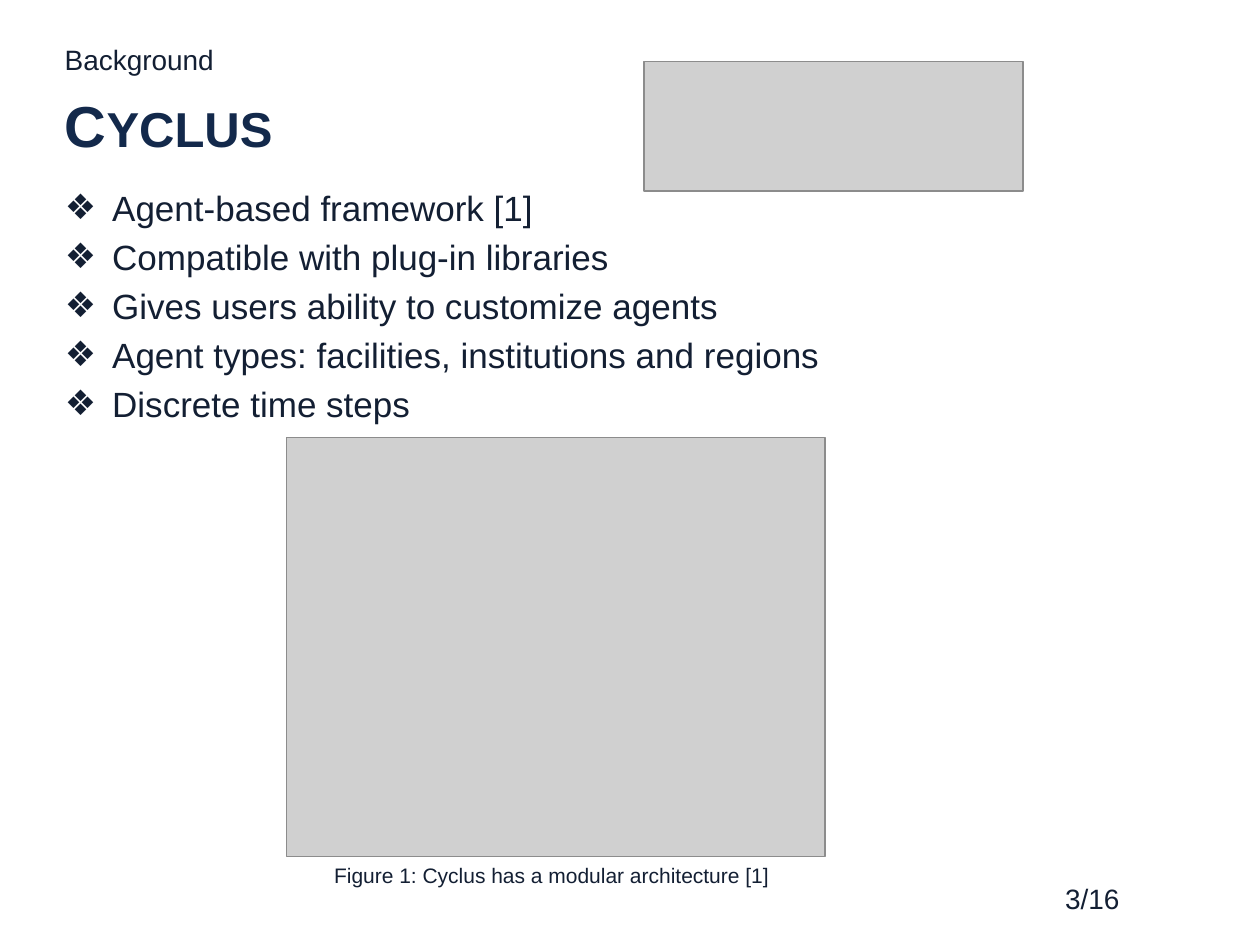
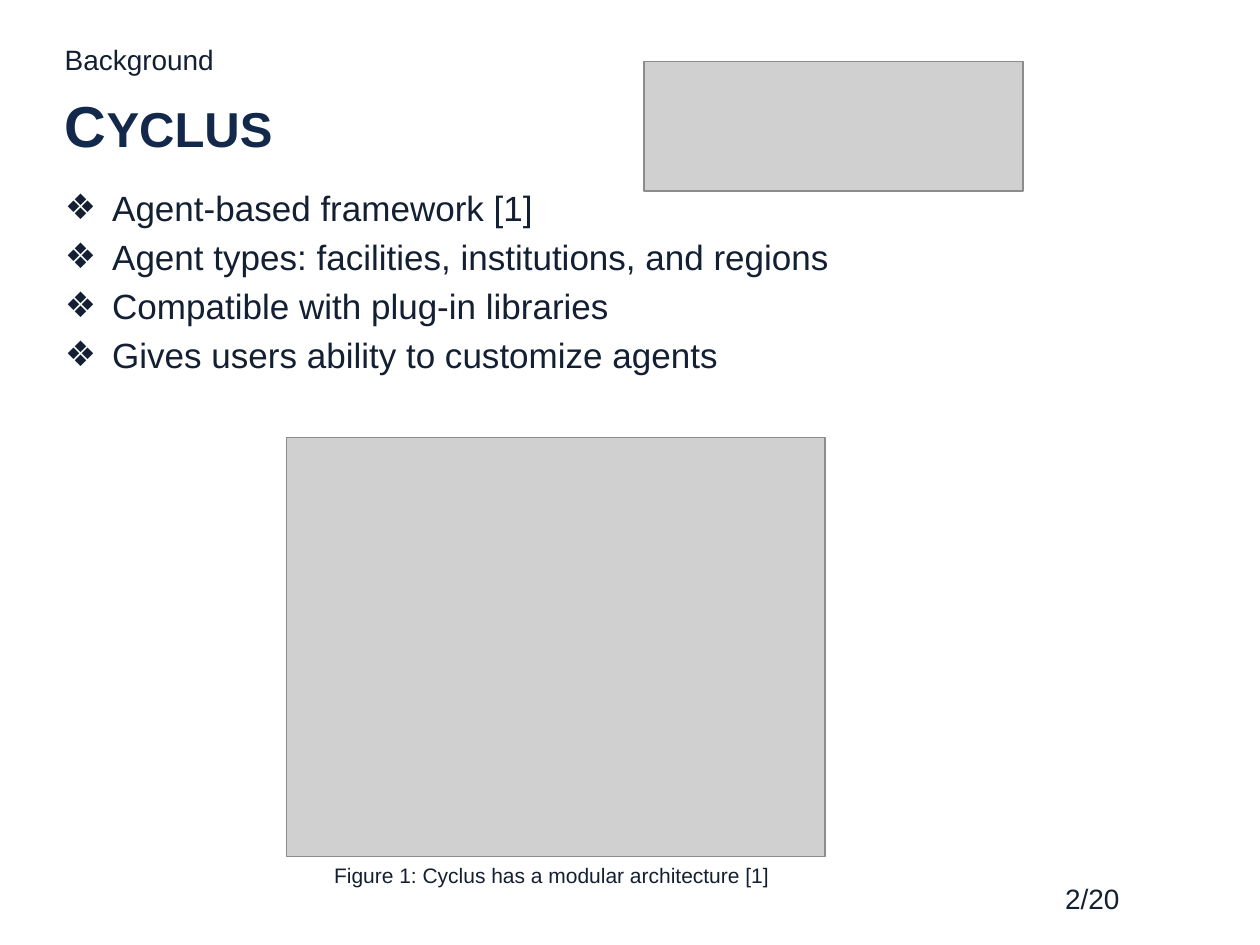
Before and after one commit to gwenchee/2019-chee-twofcs, a slide deck: slide 2 of pres/2019-chee-twofcs-pres.pptx (slide 3 before the commit). Drawn at 1260x945 pixels with LibreOffice and Linux fonts; fonts in the diff are those of the drawing; grey boxes stand for pictures; background and template pictures are left out. Boxes give left, top, right and bottom in pixels: in the first picture for what was removed or moved away, otherwise in the second. Text is boxed around its words. In the diff, an @@ line names an element or a change of style, - is before the commit and + after.

```diff
--- a/pres/2019-chee-twofcs-pres.pptx
+++ b/pres/2019-chee-twofcs-pres.pptx
@@ text at bbox=[112, 244, 829, 277]: paragraph added @@
+❖ Agent types: facilities, institutions, and regions
@@ text at bbox=[112, 342, 819, 424]: paragraphs removed @@
-❖ Agent types: facilities, institutions and regions
-❖ Discrete time steps
@@ page number at bbox=[1065, 888, 1119, 910]: text changed @@
-3/16
+2/20
```
Also in this commit, not shown: 9 other slides changed, 5 slides added, 1 slide removed.
